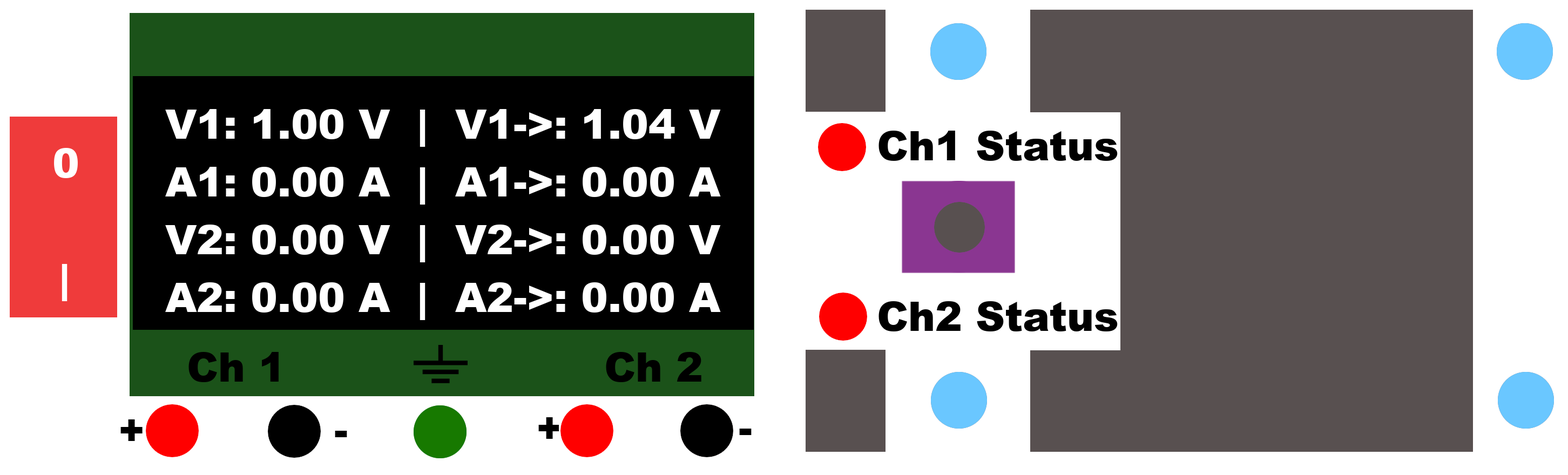
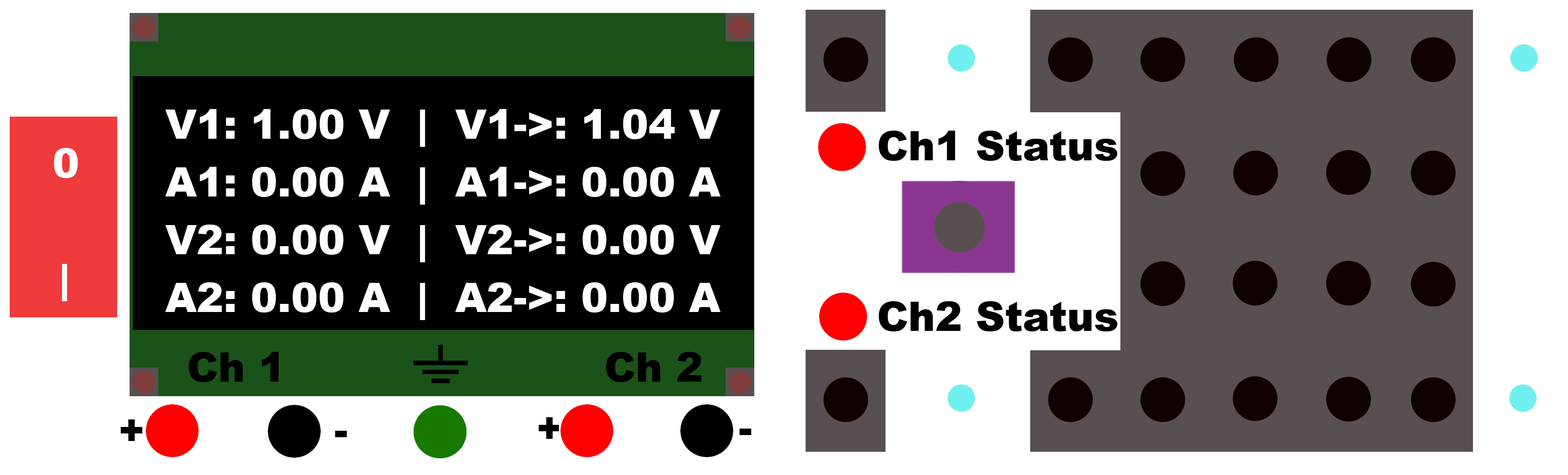
Revision of a layered 1568 x 475 image; what changed, layer by layer:
added layer "Ch2 Button copy #10" above "Ch2 Button copy #9" over (x1=1140, y1=377, x2=1186, y2=423)
added layer "Ch2 Button copy #9" above "Ch2 Button copy #8" over (x1=1140, y1=261, x2=1186, y2=307)
added layer "Ch2 Button copy #4" above "Ch2 Button copy #20" over (x1=1140, y1=37, x2=1186, y2=83)
added layer "Ch2 Button copy #20" above "Ch2 Button copy #7" over (x1=1410, y1=150, x2=1456, y2=196)
added layer "Ch2 Button copy #7" above "Ch2 Button copy #19" over (x1=1410, y1=37, x2=1456, y2=83)
added layer "Ch2 Button copy #19" above "Ch2 Button copy #18" over (x1=1410, y1=261, x2=1456, y2=307)
added layer "Ch2 Button copy #18" above "Ch2 Button copy #17" over (x1=1410, y1=377, x2=1456, y2=423)
added layer "Ch2 Button copy #6" above "Ch2 Button copy #14" over (x1=1326, y1=37, x2=1372, y2=83)
added layer "Ch2 Button copy #14" above "Ch2 Button copy #13" over (x1=1232, y1=376, x2=1278, y2=422)
added layer "Ch2 Button copy #13" above "Ch2 Button copy #12" over (x1=1232, y1=260, x2=1278, y2=306)
added layer "Ch2 Button copy #12" above "Ch2 Button copy #11" over (x1=1233, y1=150, x2=1279, y2=196)
added layer "Ch2 Button copy #11" above "Ch2 Button copy #3" over (x1=1233, y1=37, x2=1279, y2=83)
added layer "Ch2 Button copy #3" above "Ch2 Button copy #2" over (x1=1233, y1=37, x2=1279, y2=83)
added layer "Ch2 Button copy #1" above "Ch2 Status #1" over (x1=823, y1=37, x2=869, y2=83)
renamed "Mounting Hole #4" to "LCD mounting hole #8", moved it above "LCD mounting hole #7", painted on it over (x1=1496, y1=23, x2=1553, y2=80)
renamed "Mounting Hole #3" to "LCD mounting hole #7", painted on it over (x1=1497, y1=372, x2=1554, y2=429)
renamed "Mounting Hole #2" to "LCD mounting hole #6", painted on it over (x1=930, y1=372, x2=988, y2=429)
renamed "Mounting Hole #1" to "LCD mounting hole #5", painted on it over (x1=930, y1=23, x2=987, y2=80)
…and 12 more changes (10 added, 2 painted, 1 renamed)
